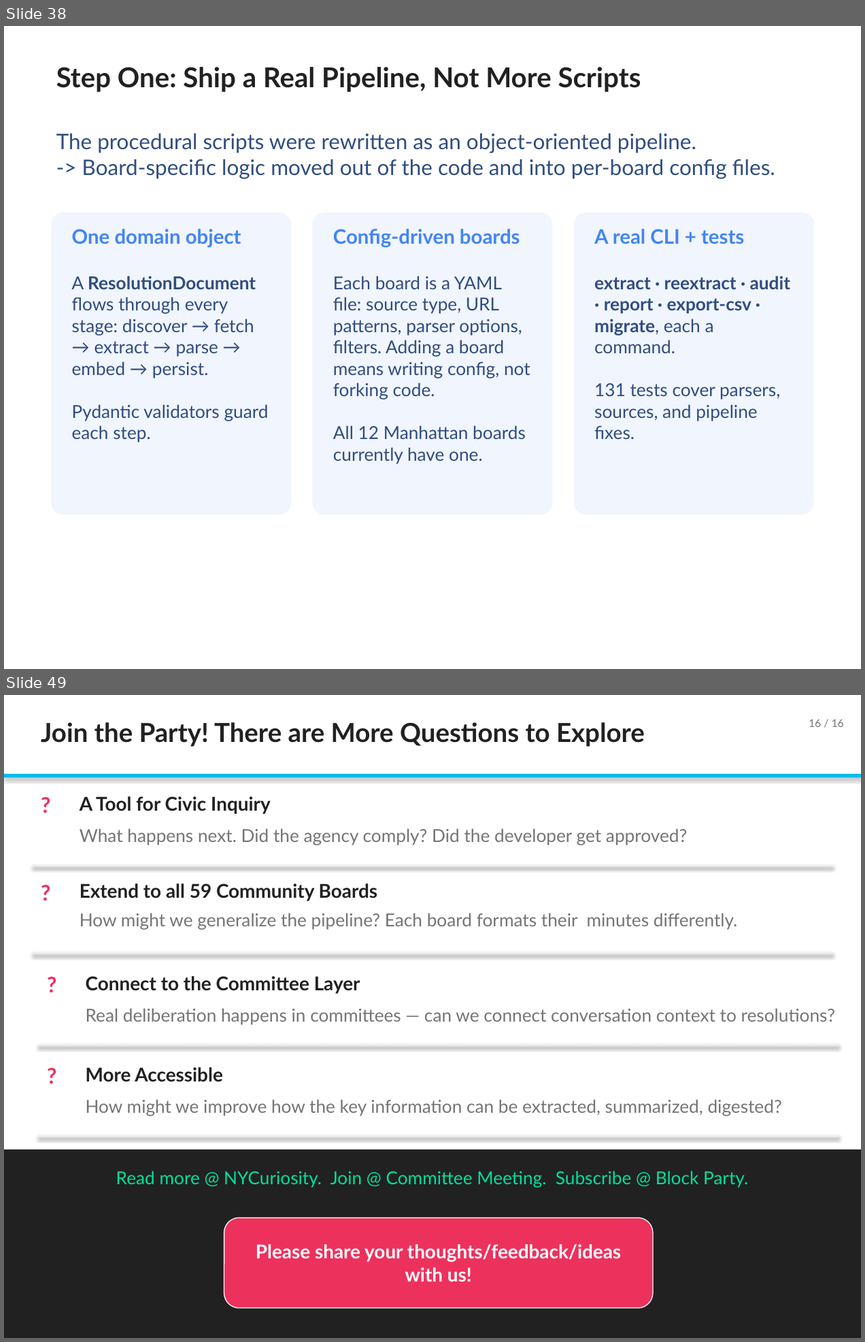
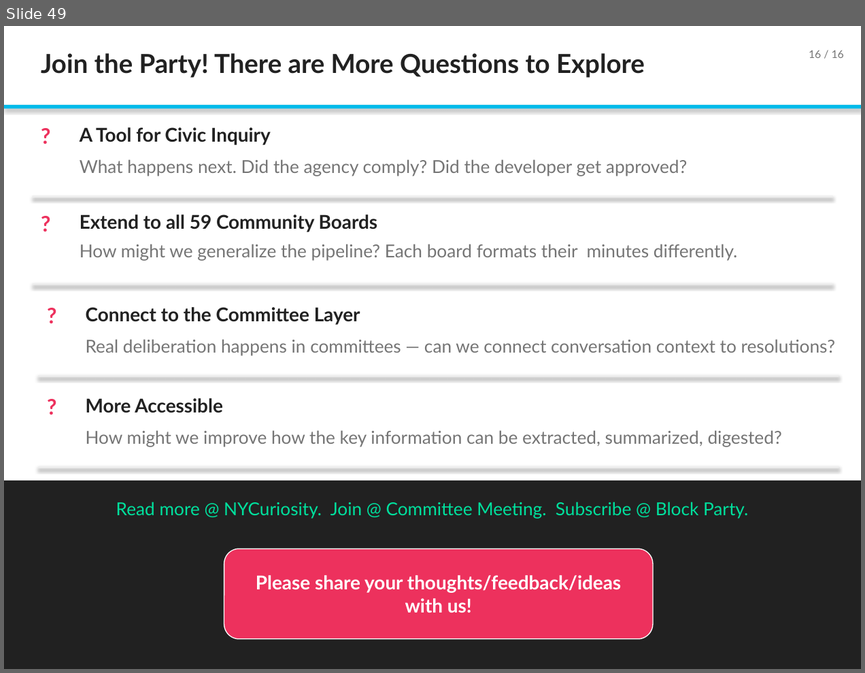
Before and after one commit to TalR24/nycur-data-website, a slide deck: cb-resolutions/block_party_july2026/Building_an_AI_Knowledge_Base_for_NYC_Community_Boards_July2026.pptx. Shown one above the other, each under a label of ours: slides 38 and 49 before the commit, slide 49 after it; the slides between them are not shown. The pictures are 865x1342 and 865x673 pixels, drawn with LibreOffice and Linux fonts; fonts in the diff are those of the drawing. Boxes give left, top, right and bottom in pixels: in the first picture for what was removed or moved away, otherwise in the second. Text is boxed around its words. In the diff, an @@ line names an element or a change of style, - is before the commit and + after.

```diff
--- a/cb-resolutions/block_party_july2026/Building_an_AI_Knowledge_Base_for_NYC_Community_Boards_July2026.pptx
+++ b/cb-resolutions/block_party_july2026/Building_an_AI_Knowledge_Base_for_NYC_Community_Boards_July2026.pptx
@@ slide 38 removed at (x1=4, y1=26, x2=861, y2=669), background #FFFFFF @@
@@ text removed at (x1=56, y1=67, x2=641, y2=92) @@
-Step One: Ship a Real Pipeline, Not More Scripts
@@ text removed at (x1=56, y1=133, x2=775, y2=179) @@
-The procedural scripts were rewritten as an object-oriented pipeline.
--> Board-specific logic moved out of the code and into per-board config files.
@@ rounded rectangle removed at (x1=51, y1=212, x2=291, y2=514) @@
-One domain object
-A ResolutionDocument flows through every stage: discover → fetch → extract → parse → embed → persist.
-Pydantic validators guard each step.
@@ rounded rectangle removed at (x1=313, y1=212, x2=552, y2=514) @@
-Config-driven boards
-Each board is a YAML file: source type, URL patterns, parser options, filters. Adding a board means writing config, not forking code.
-All 12 Manhattan boards currently have one.
@@ rounded rectangle removed at (x1=574, y1=212, x2=814, y2=514) @@
-A real CLI + tests
-extract · reextract · audit · report · export-csv · migrate, each a command.
-131 tests cover parsers, sources, and pipeline fixes.
```
Also in this commit, not shown: 12 slides added, 11 other slides removed.
